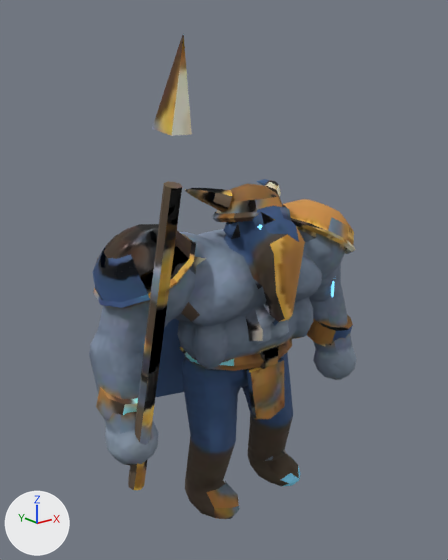
An edit to the glTF model assets/3d/monstres/stormgiant.glb, drawn before and after from the same camera.
One viewpoint serves both versions: a 50 mm lens placed at (-0.876, -1.033, 0.975), pointed at (-0.033, 0.02, 0.554). The lights are fixed; the arrows at lower left show +X, +Y and +Z. The picture after the commit comes second. Vertices at exactly the same position are counted once.

Objects in the first picture: 'geant_tempetes_peau' and 1 more.
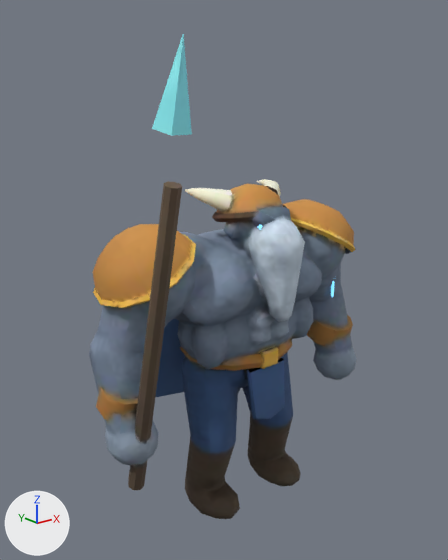
Location of each change, (x1, y1, x2, y2) in pixels of the pictures (448 x 560 px; the box of a moved part takes in the faces that stretch with it):
part 1 of me_geant_tempetes_peau, moved or reshaped
    both: (89, 222, 303, 501)
part 2 of me_geant_tempetes_peau, surface changed
    both: (93, 35, 356, 519)

The change in detail:
me_geant_tempetes_peau has 1432 vertices, 2808 faces and spans x -0.367..0.367, y -0.236..0.198, z -0.004..1.047.
me_geant_tempetes_peau is used by ob_geant_tempetes_peau; location (0.0, 0.0, 0.0).
me_geant_tempetes_peau part 1: 173 of 1432 vertices moved; they spanned x -0.364..0.02, y -0.168..0.138, z 0.018..0.754 and now span x -0.364..0.021, y -0.168..0.138, z 0.018..0.754; mean shift (0.0, 0.001, -0.002); largest move (-0.204, 0.084, 0.654) -> (-0.139, 0.041, 0.035).
me_geant_tempetes_peau part 2: 1192 kept faces spanning x -0.366..0.366, y -0.236..0.191, z -0.004..1.047 get new texture (UV) coordinates.
